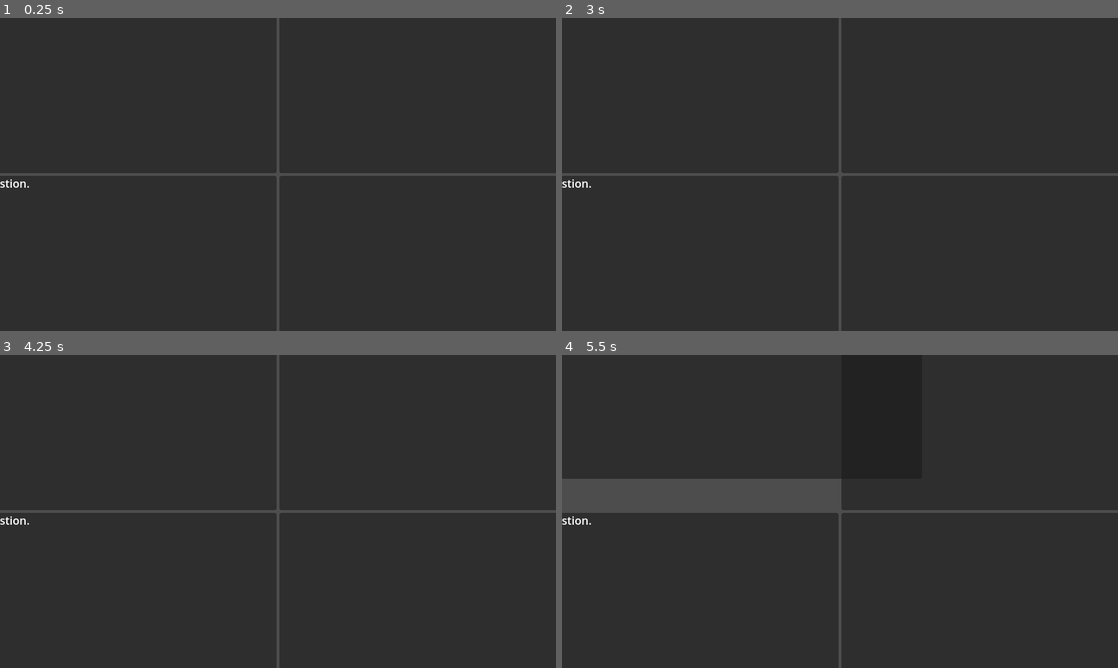
Above: before the commit, frames 1-4 (two rows, left to right).
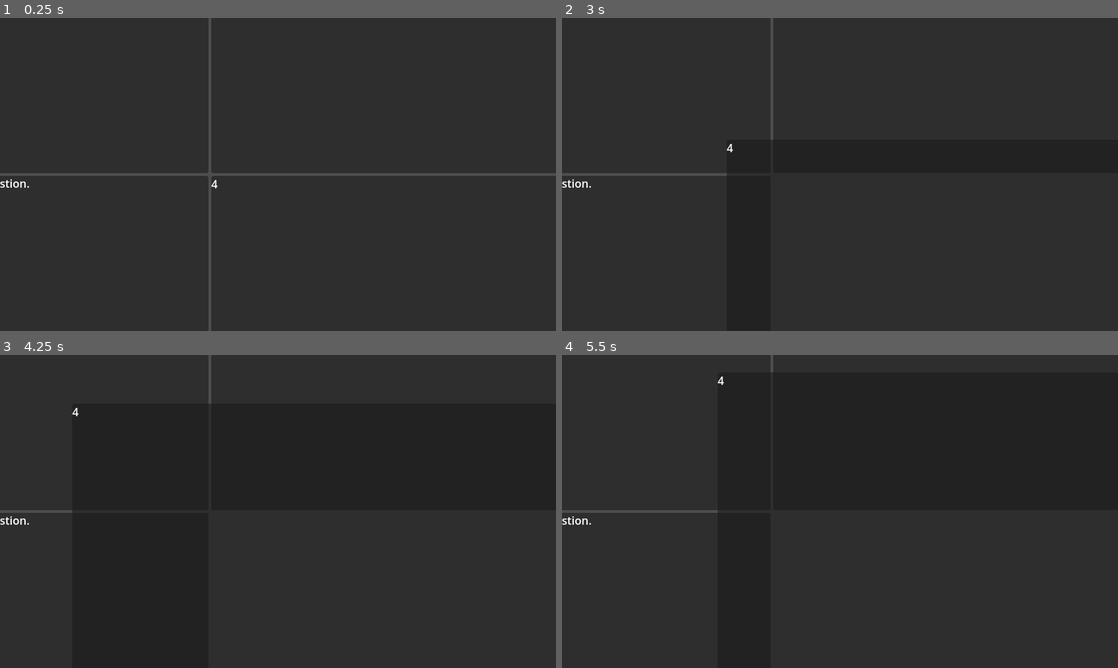
Above: after the commit, the same moments.

Repository: EZPK/GodotAI
Game: Godot game, scene res://scenes/ChatScene.tscn
The game is run twice, just before and just after one commit, with the same random seed, the same clock (stepped at 60 frames per second) and the same inputs.
Inputs (mouse positions are in pixels of both pictures, inside the frame that each line leads up to):
- Up to frame 1 (0.25 s): no input
- Up to frame 2 (3 s): tap Enter at 0.5, 2 s; move the mouse to (962, 158) at 0.52 s; click (962, 158) at 0.67 s; tap Space at 1.25, 2.75 s; drag from (728, 190) to (812, 237) at 1.27 s; move the mouse to (895, 105) at 2.02 s; click (895, 105) at 2.17 s; drag from (812, 237) to (673, 127) at 2.77 s
- Up to frame 3 (4.25 s): tap Enter at 3.5 s; move the mouse to (444, 558) at 3.52 s; click (444, 558) at 3.67 s
- Up to frame 4 (5.5 s): tap Space at 4.25 s; drag from (673, 464) to (756, 433) at 4.27 s; move the mouse to (867, 511) at 5.02 s; click (867, 511) at 5.17 s

The runs differ from the first frame. In frame 1, 1.0% of the frame differs, in the area x 37-51%, y 0-100%; in frame 2, 1.3%; in frame 3, 1.4%; in frame 4, 6.0%, in the area x 0-100%, y 0-100%.

Commit message:
fixing layout

Diff:
--- a/godot/scenes/ChatScene.tscn
+++ b/godot/scenes/ChatScene.tscn
@@ -34,9 +34,11 @@
 layout_mode = 0
 offset_right = 1.0
 offset_bottom = 23.0
+text = "1"
 
 [node name="TopRight" type="Panel" parent="GridContainer"]
-custom_minimum_size = Vector2(600, 400)
+clip_contents = true
+custom_minimum_size = Vector2(991, 400)
 layout_mode = 2
 size_flags_horizontal = 3
 size_flags_vertical = 3
@@ -44,9 +46,11 @@
 
 [node name="TopRightLabel" type="Label" parent="GridContainer/TopRight"]
 layout_mode = 0
-offset_left = -702.0
+offset_left = -1.0
 offset_right = -701.0
-offset_bottom = 23.0
+offset_bottom = 223.0
+text = "2"
+horizontal_alignment = 2
 
 [node name="BottomLeft" type="Panel" parent="GridContainer"]
 custom_minimum_size = Vector2(600, 400)
@@ -102,3 +106,5 @@
 layout_mode = 0
 offset_right = 1.0
 offset_bottom = 23.0
+text = "4"
+horizontal_alignment = 2
